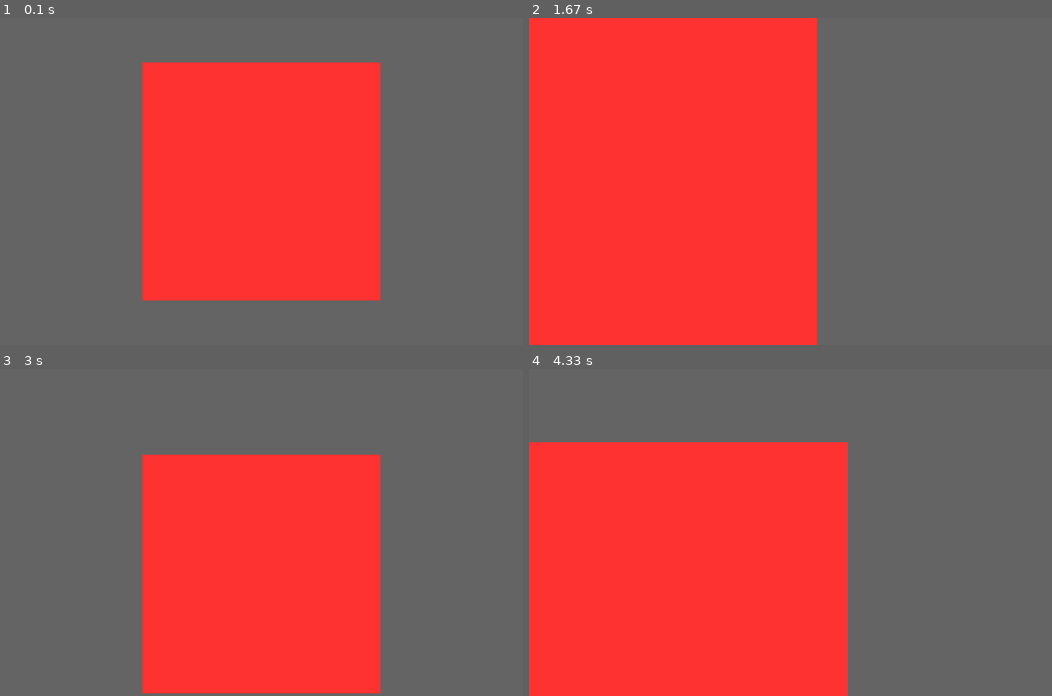
Above: before the commit, frames 1-4 (two rows, left to right).
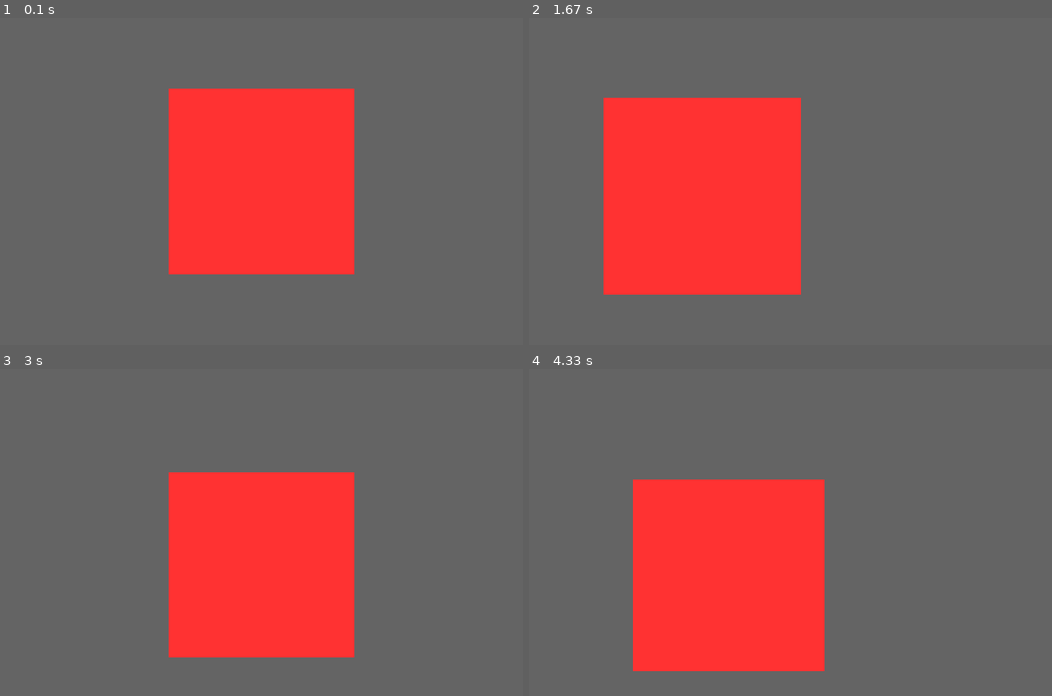
Above: after the commit, the same moments.

Repository: aaronpwinter/3d_space
Game: pygame game, started from pygame_example.py
Same seed, same stepped clock (60 frames per second), same inputs: the game is played once before the commit and once after it.
Inputs (mouse positions are in pixels of both pictures, inside the frame that each line leads up to):
- Up to frame 1 (0.1 s): no input
- Up to frame 2 (1.67 s): hold D 0.33-0.8 s; move the mouse to (769, 194) at 0.37 s; hold W 0.83-1.13 s; move the mouse to (957, 171) at 0.87 s; tap Space at 0.9, 1.23, 1.53 s; tap Shift at 0.98 s; hold D 1.17-1.63 s; move the mouse to (790, 204) at 1.2 s
- Up to frame 3 (3 s): hold A 1.67-2.2 s; move the mouse to (135, 535) at 1.7 s; tap Space at 1.73, 2.03, 2.3, 2.63 s; hold S 2.23-2.53 s; move the mouse to (313, 604) at 2.27 s; tap Shift at 2.38 s; hold A 2.57-2.97 s; move the mouse to (99, 607) at 2.6 s
- Up to frame 4 (4.33 s): hold W 3-3.37 s; move the mouse to (868, 418) at 3.03 s; tap Space at 3.07, 3.47, 3.77, 4.13 s; hold D 3.4-4.03 s; move the mouse to (984, 646) at 3.43 s; tap Shift at 3.55 s; hold S from 4.07 s (still down); move the mouse to (853, 561) at 4.1 s

The runs differ from the first frame. In frame 1, 13% of the frame differs, in the area x 27-73%, y 13-87%; in frame 2, 32%, in the area x 0-56%, y 0-100%; in frame 3, 13%; in frame 4, 26%.

Commit message:
added fov (to pygame example) - this is one of the most important components it seems... and it works !!!

Diff:
--- a/pygame_example.py
+++ b/pygame_example.py
@@ -60,7 +60,7 @@
 
         #Example shapes
         #self._rectangle = [(-50,50,20), (50,50,20),(50,-50,200),(-50,-50,200)]
-        self._rectangle = [(-200,200,100), (200,200,100),(200,-200,100),(-200,-200,100)]
+        self._rectangle = [(-200,200,1000), (200,200,1000),(200,-200,1000),(-200,-200,1000)]
         self._rect_color = pygame.Color(255,50,50)
 
         self._resize_display(_WINDOW_SIZE)
@@ -156,14 +156,19 @@
         '''
         self._surface = pygame.display.set_mode(size, pygame.RESIZABLE)
 
-    def _translate_to_origin(self, coordinate, origin = None) -> (float, float):
+    def _translate_to_origin(self, coordinate, origin = None, fov = 70) -> (float, float):
         '''
         This will flip the image upside down and move the coordinate so its centered around the vertex,
-        default being the middle of the window. (Like an x,y plane)
+        default being the middle of the window. (Like an x,y plane).
+        The fov will basically place a fovxfov size box and only include whats in that in the final result
+        as it will scale everything else out (IT FINALLY WORKS FOV WAS THE TRICK YES!!!!)
         '''
+        multiplier = min(self._surface.get_width(),self._surface.get_height())/fov
+
         if origin == None:
             origin = (self._surface.get_width()/2, self._surface.get_height()/2)
-        returning = (coordinate[0]+origin[0], origin[1]-coordinate[1])
+        returning = (coordinate[0]*multiplier+origin[0], origin[1]-coordinate[1]*multiplier)
+
         return returning
 
 if __name__ == '__main__':
